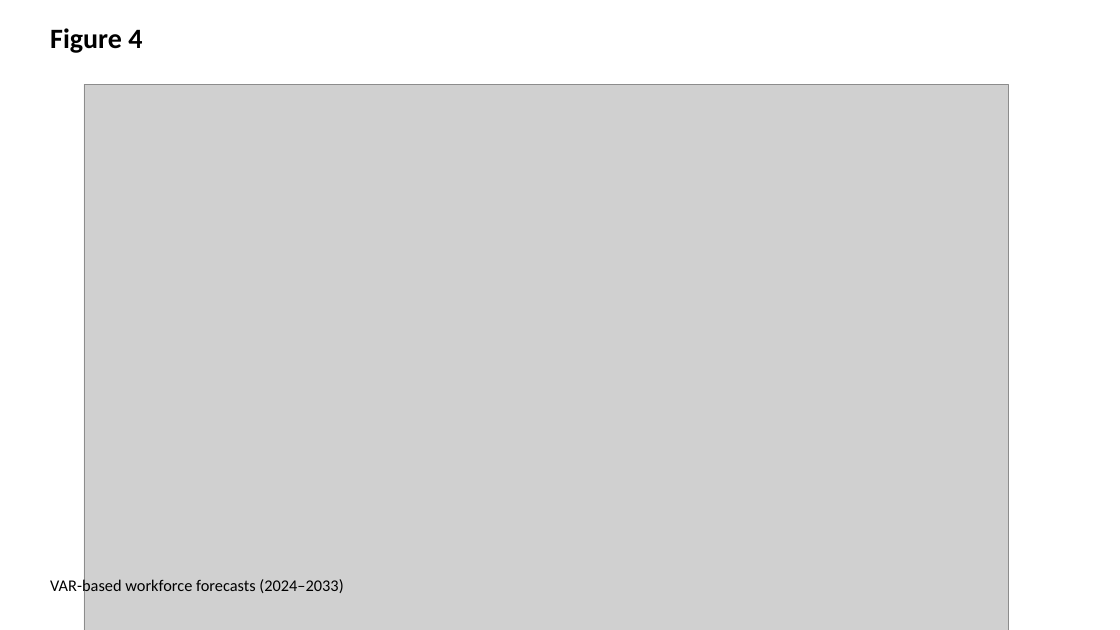
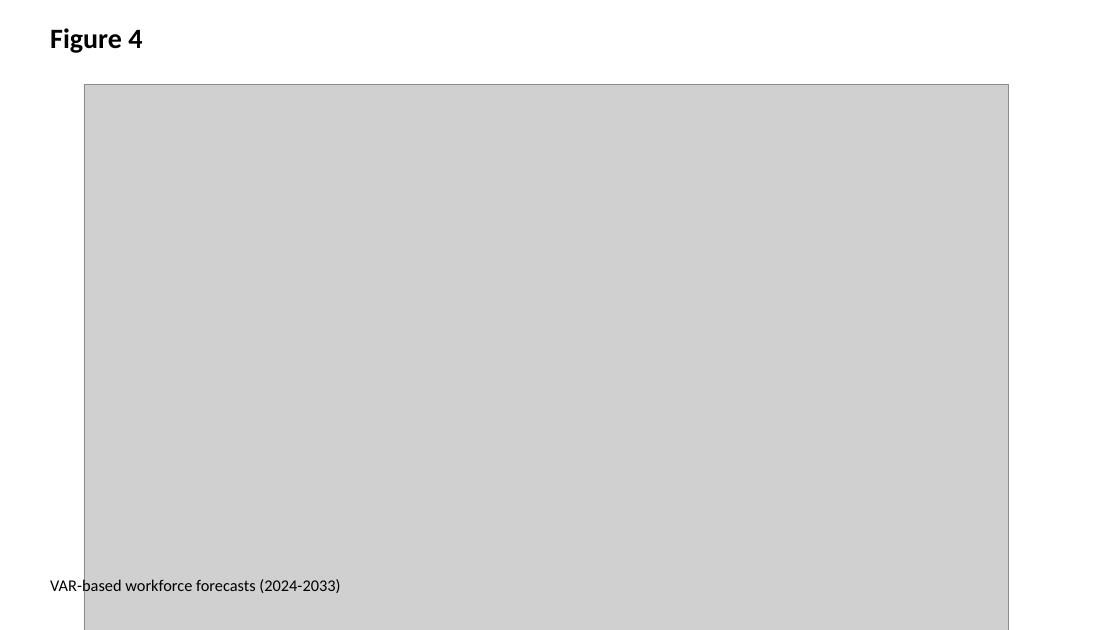
Before and after one commit to bougtoir/medical-accident-its-analysis, a slide deck: slide 4 of manuscript/jma_figures_en.pptx. Drawn at 1120x630 pixels with LibreOffice and Linux fonts; fonts in the diff are those of the drawing; grey boxes stand for pictures. Boxes give left, top, right and bottom in pixels: in the first picture for what was removed or moved away, otherwise in the second. Text is boxed around its words. In the diff, an @@ line names an element or a change of style, - is before the commit and + after.

```diff
--- a/manuscript/jma_figures_en.pptx
+++ b/manuscript/jma_figures_en.pptx
@@ text at (50, 578, 340, 596): text changed @@
-VAR-based workforce forecasts (2024–2033)
+VAR-based workforce forecasts (2024-2033)
```
Also in this commit, not shown: 40 other files.
